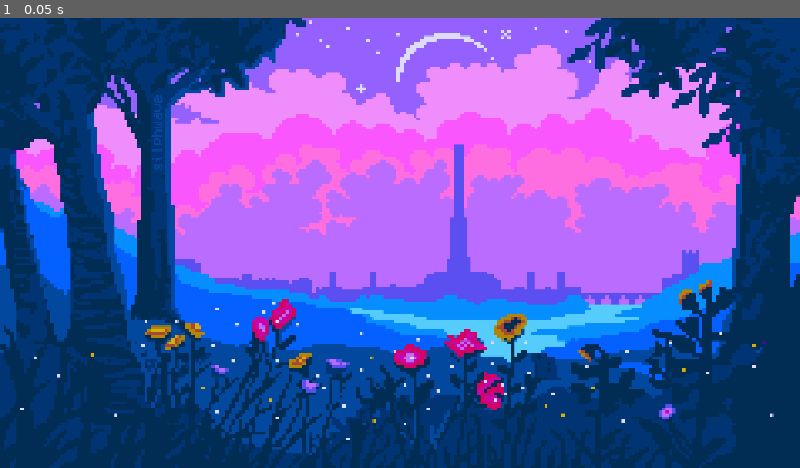
Above: before the commit, frame 1.
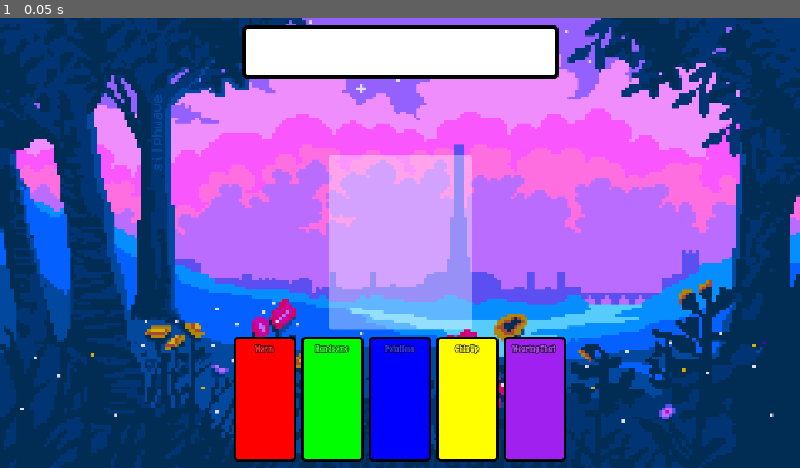
Above: after the commit, the same moment.

Repository: hundredplans/behind-my-eyes-minigame
Game: Godot game, scene res://scenes/screens/play_screen/play_screen.tscn
The game is run twice, just before and just after one commit, with the same random seed, the same clock (stepped at 60 frames per second) and the same inputs. This scene is started directly instead of the project's main scene.
Inputs:
- Up to frame 1 (0.05 s): no input

The runs differ from the first frame. In frame 1, 23% of the frame differs, in the area x 29-71%, y 1-99%.

Commit message:
new

Diff:
--- a/project.godot
+++ b/project.godot
@@ -19,6 +19,7 @@
 
 Admin="*uid://ibfumr52qdjx"
 Data="*uid://ct8gpagiabvsy"
+Info="*uid://8ebp7ar5kclv"
 
 [display]
 
--- a/resources/infos/cards/wearing_that.tres
+++ b/resources/infos/cards/wearing_that.tres
@@ -5,6 +5,6 @@
 [resource]
 script = ExtResource("1_m8ktd")
 type = 5
-name = "Wearing That?"
+name = "Wearing That"
 id = 5
 metadata/_custom_type_script = "uid://c8h0psix8t0o5"
--- /dev/null
+++ b/resources/infos/enemies/jack.tres
@@ -0,0 +1,10 @@
+[gd_resource type="Resource" script_class="EnemyInfo" format=3 uid="uid://c17dakqhh6i1h"]
+
+[ext_resource type="Script" uid="uid://btac8mls6jhox" path="res://scripts/common/deck_card.gd" id="1_8jr8u"]
+[ext_resource type="Script" uid="uid://ddxp12xcjub11" path="res://scripts/infos/enemies/enemy_info.gd" id="2_wkq57"]
+
+[resource]
+script = ExtResource("2_wkq57")
+name = "Jack"
+id = 1
+metadata/_custom_type_script = "uid://ddxp12xcjub11"
--- /dev/null
+++ b/resources/ui/label_settings/spicyrice/spicyrice_3.tres
@@ -0,0 +1,9 @@
+[gd_resource type="LabelSettings" format=3 uid="uid://fl0jtxg7cfrv"]
+
+[ext_resource type="FontFile" uid="uid://cqa37uan6p5xi" path="res://assets/fonts/spicyrice.ttf" id="1_o0rc1"]
+
+[resource]
+font = ExtResource("1_o0rc1")
+font_size = 3
+outline_size = 1
+outline_color = Color(0, 0, 0, 1)
--- /dev/null
+++ b/resources/ui/label_settings/spicyrice/spicyrice_4.tres
@@ -0,0 +1,9 @@
+[gd_resource type="LabelSettings" format=3 uid="uid://ddtgnpf8gfyil"]
+
+[ext_resource type="FontFile" uid="uid://cqa37uan6p5xi" path="res://assets/fonts/spicyrice.ttf" id="1_dqwxo"]
+
+[resource]
+font = ExtResource("1_dqwxo")
+font_size = 4
+outline_size = 2
+outline_color = Color(0, 0, 0, 1)
--- a/scenes/autoload/data/data.gd
+++ b/scenes/autoload/data/data.gd
@@ -1,3 +1,11 @@
 extends Node
 
 enum CardType {NULL, ANGRY, NICE, SAD, HAPPY, SARCASTIC}
+func getColorFromCardType(card_type: CardType) -> Color:
+	match card_type:
+		CardType.ANGRY: return Color.RED
+		CardType.NICE: return Color.GREEN
+		CardType.SAD: return Color.BLUE
+		CardType.HAPPY: return Color.YELLOW
+		CardType.SARCASTIC: return Color.PURPLE
+	return Color.WHITE
--- /dev/null
+++ b/scenes/autoload/info/info.gd
@@ -0,0 +1,31 @@
+extends Node
+
+var infos: Dictionary # [GDScript, Dictionary[int, String (path)]]
+var info_types: Array[GDScript] = [CardInfo, EnemyInfo]
+
+func _ready() -> void:
+	for info_type: GDScript in info_types:
+		var resources: Array = getResourceArray(info_type.getDefaultPath())
+		var resource_dict: Dictionary[int, String] = {}
+		for resource_info: ResourceInfo in resources:
+			resource_dict[resource_info.getId()] = resource_info.getPath()
+		infos[info_type] = resource_dict
+
+func getInfos(type: GDScript): return infos[type].values().map(func(x: String): return load(x))
+func getInfo(type: GDScript, id: int) -> ResourceInfo: return load(infos[type][id])
+
+func getHighestId(type: GDScript) -> int:
+	var resources: Array = infos[type].keys()
+	if resources.is_empty(): return 1
+	return resources.max()
+
+func getHighestResourceId(resource_path: String) -> int:
+	var arr: Array = getResourceArray(resource_path)
+	if arr.is_empty(): return 0
+	return (arr.map(func(x: Resource): return x.getId())).max()
+
+func getResourceArray(base_path: String) -> Array:
+	return Array(DirAccess.get_files_at(base_path)).map(func(x: String): return load(base_path + x))
+
+#func onCreateCardInfo(card_info: CardInfo) -> void:
+	#infos[CardInfo][card_info.getId()] = card_info.getPath()
--- /dev/null
+++ b/scenes/autoload/info/info.tscn
@@ -0,0 +1,6 @@
+[gd_scene format=3 uid="uid://8ebp7ar5kclv"]
+
+[ext_resource type="Script" uid="uid://b2byrvohkow5m" path="res://scenes/autoload/info/info.gd" id="1_gljkh"]
+
+[node name="Info" type="Node" unique_id=1810201409]
+script = ExtResource("1_gljkh")
--- a/scenes/resource_objects/cards/card_ui/card_ui.gd
+++ b/scenes/resource_objects/cards/card_ui/card_ui.gd
@@ -1,5 +1,16 @@
 class_name CardUI extends Control
 
+const DEFAULT_Z: int = 1
+const DRAG_Z: int = 80
+signal drag_start
+
+@onready var DescriptionLabel: Label = %DescriptionLabel
 @onready var InsidePanel: PanelContainer = %InsidePanel
+@onready var NameLabel: Label = %NameLabel
+@export var name_lightened: float = 0.2
 func setInfo(card: Card) -> void:
-	pass
+	var card_type_color: Color = Data.getColorFromCardType(card.getCardType())
+	NameLabel.modulate = card_type_color.lightened(name_lightened)
+	NameLabel.text = card.getInfo().getName()
+	InsidePanel.self_modulate = card_type_color
+	DescriptionLabel.text = card.getInfo().getDescription()
--- a/scenes/resource_objects/cards/card_ui/card_ui.tscn
+++ b/scenes/resource_objects/cards/card_ui/card_ui.tscn
@@ -1,15 +1,20 @@
 [gd_scene format=3 uid="uid://cgk8mnf70jwns"]
 
 [ext_resource type="Script" uid="uid://baugun20xjivg" path="res://scenes/resource_objects/cards/card_ui/card_ui.gd" id="1_kkiuu"]
-[ext_resource type="StyleBox" path="res://resources/ui/styleboxes/flat_border_four.tres" id="2_3yot5"]
-[ext_resource type="StyleBox" path="res://resources/ui/styleboxes/flat_border_two.tres" id="3_jguvn"]
+[ext_resource type="StyleBox" uid="uid://buw0l2eayxjtq" path="res://resources/ui/styleboxes/flat_border_four.tres" id="2_3yot5"]
+[ext_resource type="StyleBox" uid="uid://bvyjrrrh0cbej" path="res://resources/ui/styleboxes/flat_border_two.tres" id="3_jguvn"]
+[ext_resource type="LabelSettings" uid="uid://ddnxcsyj4dh2v" path="res://resources/ui/label_settings/spicyrice/spicyrice_6.tres" id="4_agjea"]
+[ext_resource type="LabelSettings" uid="uid://fl0jtxg7cfrv" path="res://resources/ui/label_settings/spicyrice/spicyrice_3.tres" id="5_agjea"]
+[ext_resource type="Script" uid="uid://c6p0g5g5icfd5" path="res://scripts/common/default_button.gd" id="6_od6dt"]
 
 [node name="CardUI" type="Control" unique_id=981053523]
+custom_minimum_size = Vector2(50, 100)
 layout_mode = 3
 anchors_preset = 0
-offset_right = 103.0
-offset_bottom = 175.0
+offset_right = 50.0
+offset_bottom = 100.0
 script = ExtResource("1_kkiuu")
+name_lightened = null
 
 [node name="CardBoundsNode" type="PanelContainer" parent="." unique_id=1044656535]
 self_modulate = Color(0, 0, 0, 1)
@@ -33,3 +38,39 @@
 unique_name_in_owner = true
 layout_mode = 2
 theme_override_styles/panel = ExtResource("3_jguvn")
+
+[node name="MarginContainer" type="MarginContainer" parent="CardBoundsNode/MarginContainer/InsidePanel" unique_id=840000626]
+layout_mode = 2
+size_flags_vertical = 3
+theme_override_constants/margin_left = 3
+theme_override_constants/margin_top = 3
+theme_override_constants/margin_right = 3
+theme_override_constants/margin_bottom = 3
+
+[node name="VBoxContainer" type="VBoxContainer" parent="CardBoundsNode/MarginContainer/InsidePanel/MarginContainer" unique_id=467217654]
+layout_mode = 2
+
+[node name="NameLabel" type="Label" parent="CardBoundsNode/MarginContainer/InsidePanel/MarginContainer/VBoxContainer" unique_id=1173795757]
+unique_name_in_owner = true
+layout_mode = 2
+size_flags_horizontal = 4
+text = "Name"
+label_settings = ExtResource("4_agjea")
+horizontal_alignment = 1
+
+[node name="Control" type="Control" parent="CardBoundsNode/MarginContainer/InsidePanel/MarginContainer/VBoxContainer" unique_id=70498458]
+layout_mode = 2
+size_flags_vertical = 3
+
+[node name="DescriptionLabel" type="Label" parent="CardBoundsNode/MarginContainer/InsidePanel/MarginContainer/VBoxContainer" unique_id=1765337434]
+unique_name_in_owner = true
+custom_minimum_size = Vector2(0, 70)
+layout_mode = 2
+label_settings = ExtResource("5_agjea")
+horizontal_alignment = 1
+vertical_alignment = 1
+
+[node name="DefaultButton" type="Node" parent="." unique_id=698778259 node_paths=PackedStringArray("MainTarget")]
+script = ExtResource("6_od6dt")
+MainTarget = NodePath("..")
+metadata/_custom_type_script = "uid://c6p0g5g5icfd5"
--- a/scenes/screens/main_menu/main_menu.tscn
+++ b/scenes/screens/main_menu/main_menu.tscn
@@ -57,6 +57,7 @@
 [node name="DefaultButton" type="Node" parent="HBoxContainer/SettingsButton" unique_id=1673305772 node_paths=PackedStringArray("MainTarget")]
 script = ExtResource("4_0fmn3")
 MainTarget = NodePath("..")
+autoscale = true
 metadata/_custom_type_script = "uid://c6p0g5g5icfd5"
 
 [node name="ExitButton" type="Label" parent="HBoxContainer" unique_id=1996759237]
@@ -67,6 +68,7 @@
 [node name="DefaultButton" type="Node" parent="HBoxContainer/ExitButton" unique_id=335872276 node_paths=PackedStringArray("MainTarget")]
 script = ExtResource("4_0fmn3")
 MainTarget = NodePath("..")
+autoscale = true
 metadata/_custom_type_script = "uid://c6p0g5g5icfd5"
 
 [connection signal="pressed" from="HBoxContainer/PlayButton/DefaultButton" to="." method="onPlayPressed"]
--- a/scenes/screens/play_screen/play_screen.gd
+++ b/scenes/screens/play_screen/play_screen.gd
@@ -1,10 +1,17 @@
 extends Screen
 
+@onready var CardsContainer: Container = %CardsContainer
 @export var PauseMenuPacked: PackedScene
+@export var CardUIPacked: PackedScene
 @export var deck: Array[DeckCard]
+
 var PauseMenu: Control
 func _ready() -> void:
-	pass
+	for deck_card: DeckCard in deck:
+		var card := deck_card.getCard()
+		var card_ui: CardUI = CardUIPacked.instantiate()
+		CardsContainer.add_child(card_ui)
+		card_ui.setInfo(card)
 
 func _process(_delta: float) -> void:
 	if Input.is_action_just_pressed("Escape") and !isPauseMenu():
--- a/scenes/screens/play_screen/play_screen.tscn
+++ b/scenes/screens/play_screen/play_screen.tscn
@@ -3,7 +3,10 @@
 [ext_resource type="Script" uid="uid://bg5xgpi3gorum" path="res://scenes/screens/play_screen/play_screen.gd" id="1_fefi0"]
 [ext_resource type="PackedScene" uid="uid://d3ueb0vmfsofs" path="res://scenes/screens/play_screen/pause_menu/pause_menu.tscn" id="2_52dmg"]
 [ext_resource type="Script" uid="uid://btac8mls6jhox" path="res://scripts/common/deck_card.gd" id="3_5f840"]
+[ext_resource type="PackedScene" uid="uid://cgk8mnf70jwns" path="res://scenes/resource_objects/cards/card_ui/card_ui.tscn" id="3_e1r2e"]
 [ext_resource type="Texture2D" uid="uid://ejd4xtfseh6b" path="res://assets/backgrounds/temp_pixel_art_wallpaper.png" id="3_k8syp"]
+[ext_resource type="StyleBox" uid="uid://bvyjrrrh0cbej" path="res://resources/ui/styleboxes/flat_border_two.tres" id="6_64bgq"]
+[ext_resource type="StyleBox" uid="uid://buw0l2eayxjtq" path="res://resources/ui/styleboxes/flat_border_four.tres" id="7_iron8"]
 
 [sub_resource type="Resource" id="Resource_e1r2e"]
 script = ExtResource("3_5f840")
@@ -39,6 +42,7 @@
 grow_vertical = 2
 script = ExtResource("1_fefi0")
 PauseMenuPacked = ExtResource("2_52dmg")
+CardUIPacked = ExtResource("3_e1r2e")
 deck = Array[ExtResource("3_5f840")]([SubResource("Resource_e1r2e"), SubResource("Resource_64bgq"), SubResource("Resource_iron8"), SubResource("Resource_eebmm"), SubResource("Resource_i1kik")])
 metadata/_custom_type_script = "uid://5qy6jkgf2qhn"
 
@@ -51,3 +55,61 @@
 grow_vertical = 2
 texture = ExtResource("3_k8syp")
 expand_mode = 3
+
+[node name="MarginContainer" type="MarginContainer" parent="." unique_id=1521661746]
+layout_mode = 1
+anchors_preset = 12
+anchor_top = 1.0
+anchor_right = 1.0
+anchor_bottom = 1.0
+offset_top = -105.0
+grow_horizontal = 2
+grow_vertical = 0
+theme_override_constants/margin_left = 20
+theme_override_constants/margin_right = 20
+theme_override_constants/margin_bottom = 5
+
+[node name="CardsContainer" type="HBoxContainer" parent="MarginContainer" unique_id=460358469]
+unique_name_in_owner = true
+layout_mode = 2
+alignment = 1
+
+[node name="CardSlot" type="PanelContainer" parent="." unique_id=2132778506]
+self_modulate = Color(1, 1, 1, 0.3647059)
+layout_mode = 1
+anchors_preset = 8
+anchor_left = 0.5
+anchor_top = 0.5
+anchor_right = 0.5
+anchor_bottom = 0.5
+offset_left = -57.5
+offset_top = -69.75
+offset_right = 57.5
+offset_bottom = 69.75
+grow_horizontal = 2
+grow_vertical = 2
+theme_override_styles/panel = ExtResource("6_64bgq")
+
+[node name="EnemyPanel" type="PanelContainer" parent="." unique_id=972901351]
+self_modulate = Color(0, 0, 0, 1)
+layout_mode = 1
+anchors_preset = 5
+anchor_left = 0.5
+anchor_right = 0.5
+offset_left = -126.5
+offset_top = 6.0
+offset_right = 126.5
+offset_bottom = 49.0
+grow_horizontal = 2
+theme_override_styles/panel = ExtResource("7_iron8")
+
+[node name="MarginContainer" type="MarginContainer" parent="EnemyPanel" unique_id=1025685466]
+layout_mode = 2
+theme_override_constants/margin_left = 3
+theme_override_constants/margin_top = 3
+theme_override_constants/margin_right = 3
+theme_override_constants/margin_bottom = 3
+
+[node name="PanelContainer" type="PanelContainer" parent="EnemyPanel/MarginContainer" unique_id=1958436331]
+layout_mode = 2
+theme_override_styles/panel = ExtResource("6_64bgq")
--- a/scripts/common/deck_card.gd
+++ b/scripts/common/deck_card.gd
@@ -1,3 +1,7 @@
 class_name DeckCard extends Resource
 
 @export var id: int
+func getCard() -> Card:
+	var card_info: CardInfo = Info.getInfo(CardInfo, id)
+	var card := Card.new(card_info)
+	return card
--- a/scripts/common/default_button.gd
+++ b/scripts/common/default_button.gd
@@ -50,6 +50,6 @@
 	if !flash: return
 	if FlashTween: FlashTween.kill()
 	FlashTween = create_tween()
-	FlashTween.tween_property(self, "self_modulate", flash_color, flash_duration)
-	FlashTween.tween_property(self, "self_modulate", Color.WHITE, flash_duration)
+	FlashTween.tween_property(MainTarget, "self_modulate", flash_color, flash_duration)
+	FlashTween.tween_property(MainTarget, "self_modulate", Color.WHITE, flash_duration)
 	FlashTween.finished.connect(onFlash)
--- a/scripts/infos/cards/card_info.gd
+++ b/scripts/infos/cards/card_info.gd
@@ -1,7 +1,9 @@
 class_name CardInfo extends ResourceInfo
 
-@export var type: Data.CardType
+@export var type: int
 @export var gdscript: GDScript
 
-func getType() -> Data.CardType: return type
+func getType() -> Data.CardType: return type as Data.CardType
 func getGdscript() -> GDScript: return gdscript
+
+static func getDefaultPath() -> String: return "res://resources/infos/cards/"
--- a/scripts/infos/enemies/enemy_info.gd
+++ b/scripts/infos/enemies/enemy_info.gd
@@ -2,3 +2,5 @@
 
 @export var icon: Texture2D
 @export var deck: Array[DeckCard]
+
+static func getDefaultPath() -> String: return "res://resources/infos/enemies/"
--- a/scripts/resource_objects/cards/card.gd
+++ b/scripts/resource_objects/cards/card.gd
@@ -1,4 +1,4 @@
 class_name Card extends ResourceObject
 
-func getCardType() -> Data.CardType: return info.getCardType()
+func getCardType() -> Data.CardType: return info.getType()
 func getInfo() -> CardInfo: return info
--- a/scripts/resource_objects/resource_object.gd
+++ b/scripts/resource_objects/resource_object.gd
@@ -1,5 +1,9 @@
 @abstract
 class_name ResourceObject extends Resource
 
+func _init(_info: ResourceInfo) -> void:
+	assert(_info != null, "Initialised with null info")
+	info = _info
+
 var info: ResourceInfo
 @abstract func getInfo() -> ResourceInfo
Not shown, added: scenes/autoload/info/info.gd.uid
